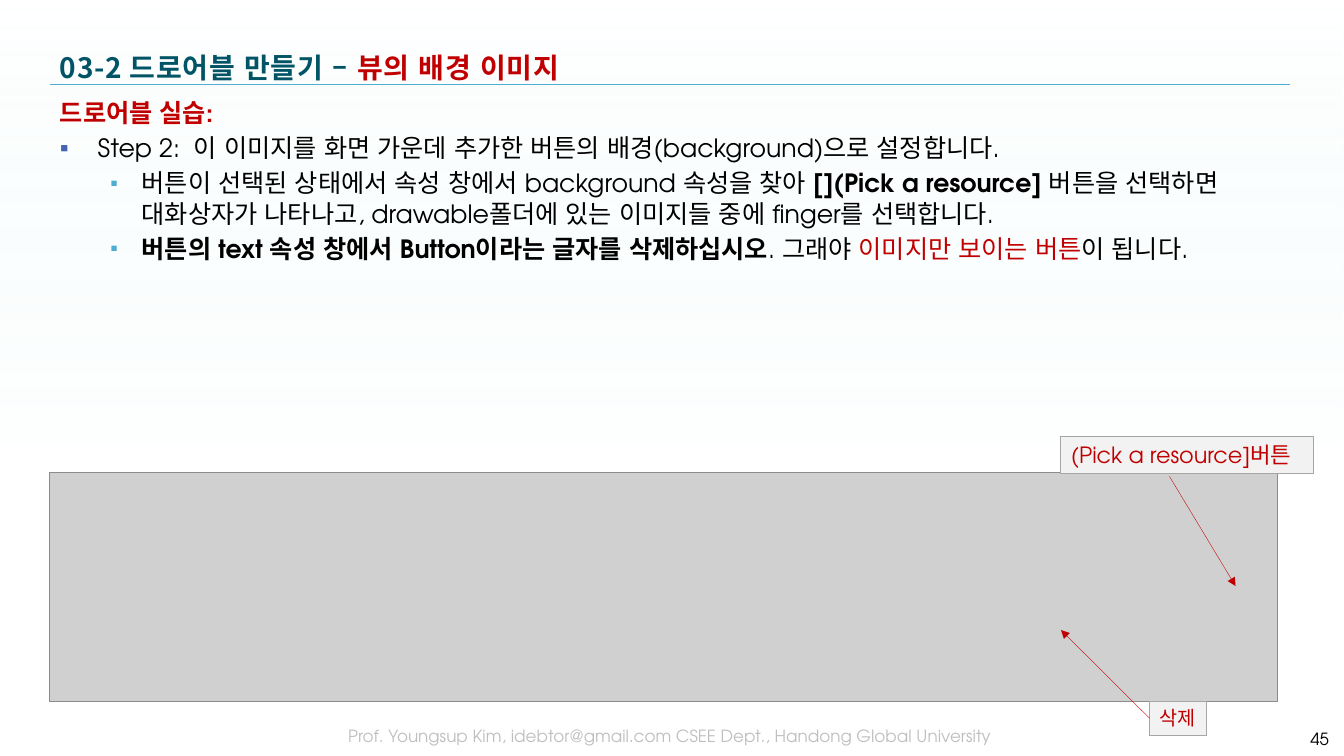
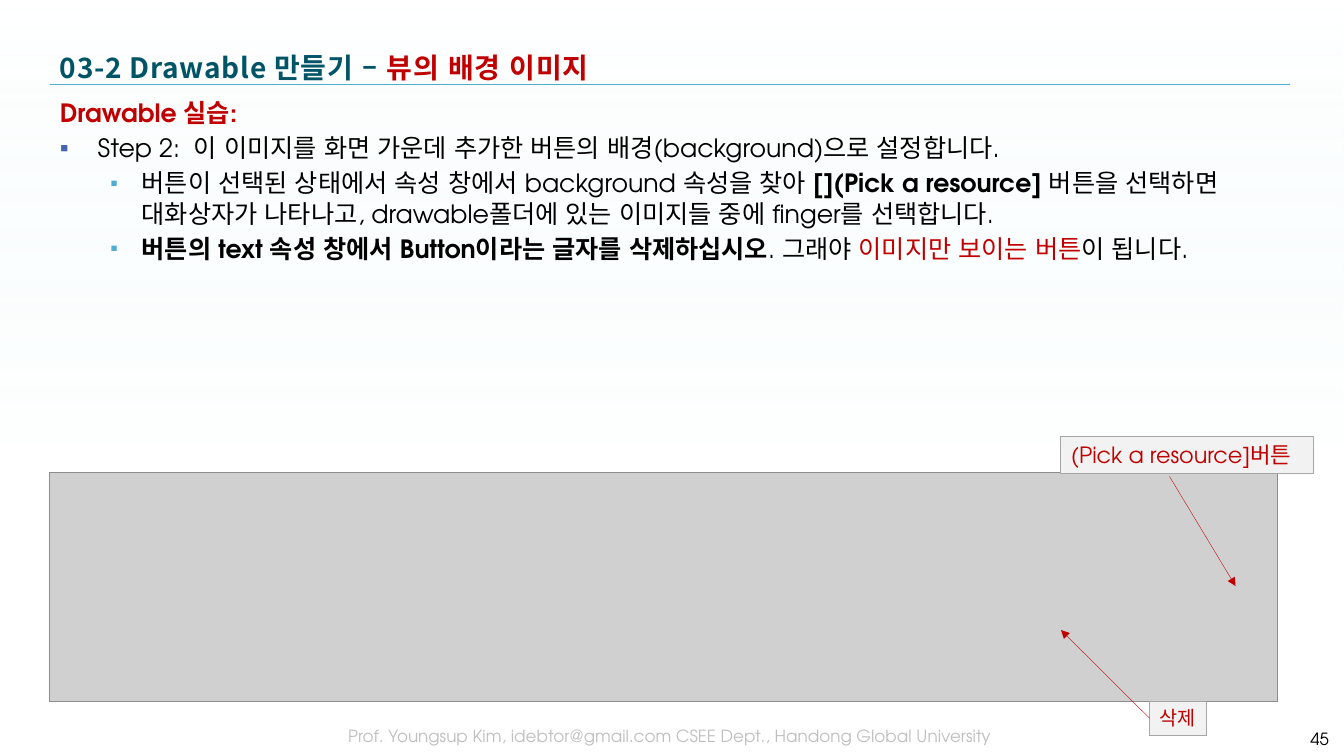
Before and after one commit to tae7841/HuStarAS, a slide deck: slide 45 of ppts/03Widget.pptx. Drawn at 1344x756 pixels with LibreOffice and Linux fonts; fonts in the diff are those of the drawing; grey boxes stand for pictures; background and template pictures are left out. Boxes give left, top, right and bottom in pixels: in the first picture for what was removed or moved away, otherwise in the second. Text is boxed around its words. In the diff, an @@ line names an element or a change of style, - is before the commit and + after.

```diff
--- a/ppts/03Widget.pptx
+++ b/ppts/03Widget.pptx
@@ title at (x1=60, y1=54, x2=589, y2=85): text changed @@
-03-2 드로어블 만들기 – 뷰의 배경 이미지
+03-2 Drawable 만들기 – 뷰의 배경 이미지
@@ text at (x1=60, y1=101, x2=237, y2=124): text changed @@
-드로어블 실습:
+Drawable 실습:
```
Also in this commit, not shown: 21 other slides changed, 3 slides added, 1 slide removed, 3 other files.
